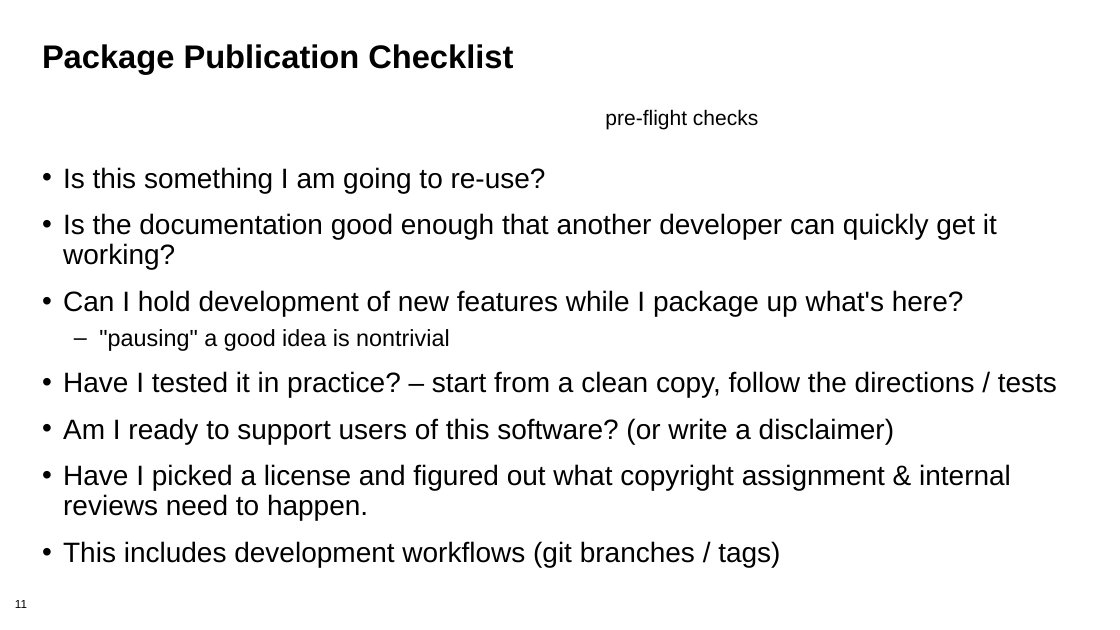
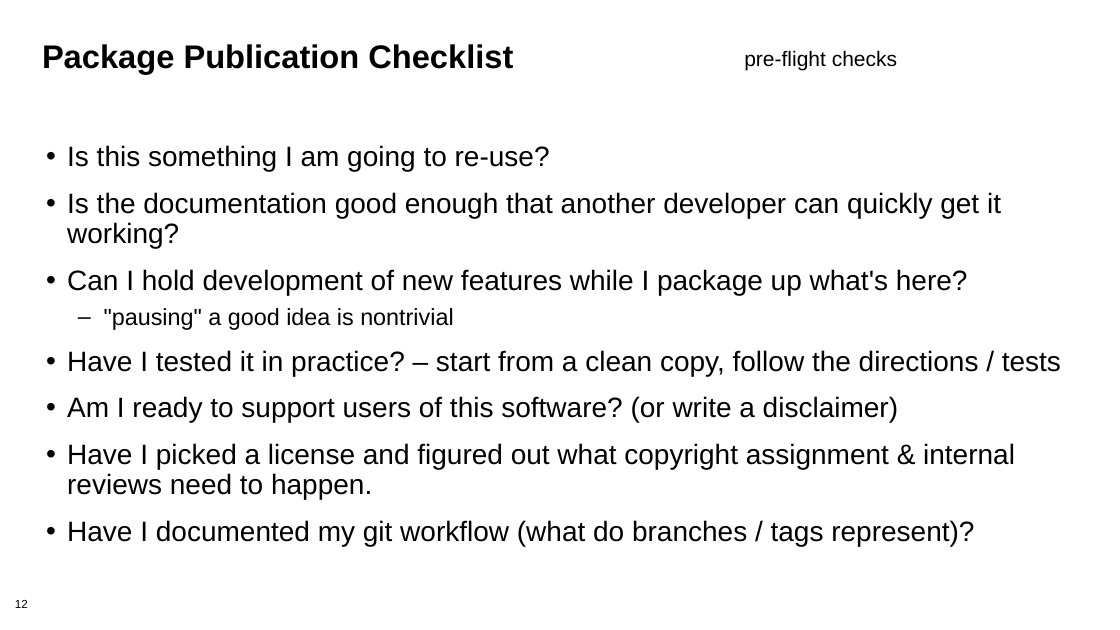
Before and after one commit to bssw-tutorial/presentations, a slide deck: slide 12 of packaging.pptx (slide 11 before the commit). Drawn at 1120x630 pixels with LibreOffice and Linux fonts; fonts in the diff are those of the drawing; background and template pictures are left out. Boxes give left, top, right and bottom in pixels: in the first picture for what was removed or moved away, otherwise in the second. Text is boxed around its words. In the diff, an @@ line names an element or a change of style, - is before the commit and + after.

```diff
--- a/packaging.pptx
+++ b/packaging.pptx
@@ text "pre-flight checks": place and size @@
-text "pre-flight checks" at (605,109,758,129)
+text "pre-flight checks" at (744,50,897,71)
@@ text "Is this something I am ...": place and size @@
-text "Is this something I am ..." at (63,167,1057,520)
+text "Is this something I am ..." at (67,145,1061,546)
@@ text at (67,520,974,546): text changed @@
-• This includes development workflows (git branches / tags)
+• Have I documented my git workflow (what do branches / tags represent)?
@@ page number at (15,600,28,608): text changed @@
-11
+12
```
Also in this commit, not shown: 7 other slides changed, 24 slides added, 1 slide removed.
